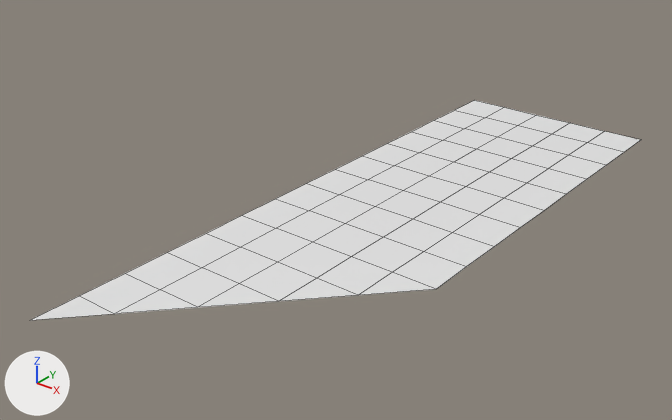
The Blender file A3DPIE/Assets/Assets/Meshes/zMisc/Planet Banner.blend, before and after one commit.
The view is the same before and after, from a camera (50 mm lens) standing at (12.52, -20.03, 10.7) and looking at (-1.2, -2.89, 0.07). The axes (+X, +Y, +Z) are drawn at lower left. The lights are the same throughout. Mesh edges are drawn as thin lines.
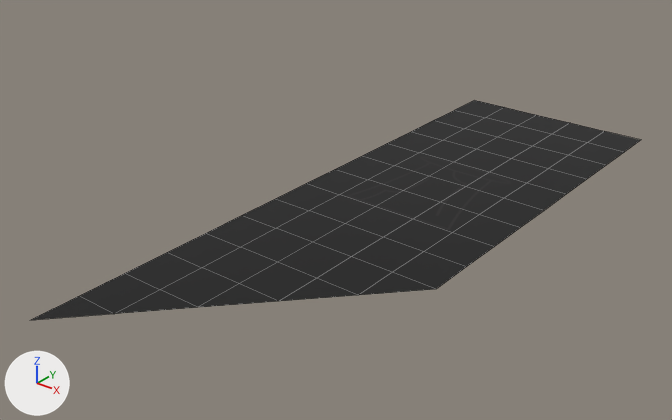
What the commit changed:
Picture 'voenn.png' (img_voenn_png) is new.
In material 'Material' (mat_material), base_color is no longer (0.8, 0.8, 0.8), white #e7e7e7.
In material 'Material' (mat_material), texture is now set to img_voenn_png.

Location of each change, (x1, y1, x2, y2) in pixels of the pictures (672 x 420 px):
'Plane', surface changed (white to black)
    both: (31, 100, 640, 320)
